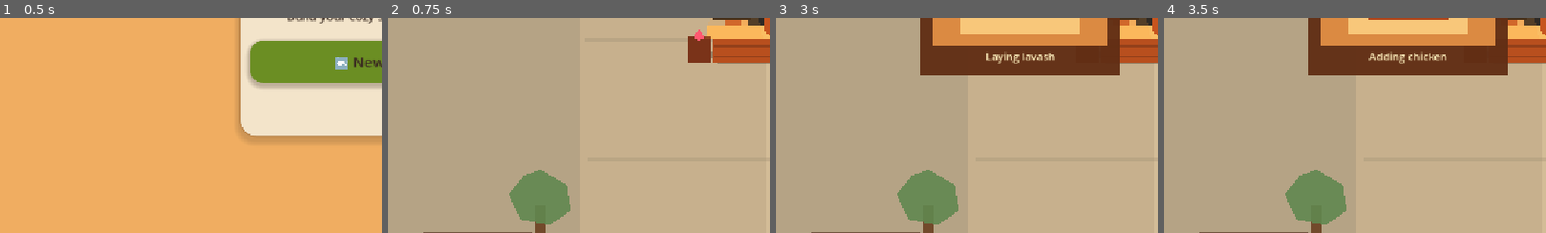
Above: before the commit, frames 1-4 (left to right).
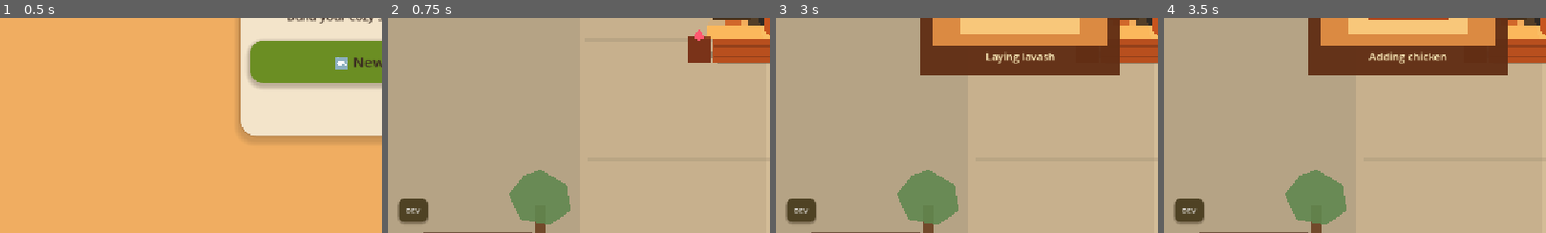
Above: after the commit, the same moments.

Repository: pyto159/ShawarmaEmpire
Game: Godot game, scene res://Scenes/MainMenu.tscn
The game is run twice, just before and just after one commit, with the same random seed, the same clock (stepped at 60 frames per second) and the same inputs.
Inputs:
- Up to frame 1 (0.5 s): no input
- Up to frame 2 (0.75 s): click "🆕 New Game" at 0.5 s
- Up to frame 3 (3 s): click "Lv. 1 • Basic Grill Next: Bet…" at 1.25 s; click "Lv. 1 • Basic Grill Next: Bet…" at 2 s; click "Prepare" at 2.75 s
- Up to frame 4 (3.5 s): no input
The pictures show only the part of the screen within x 0-50%, y 50-100%; the shares and areas given below are measured in that part.

Frame 1 is identical in both runs. In frame 2, 0.9% of the frame differs, in the area x 2-11%, y 84-96%; in frame 3, 0.9%; in frame 4, 0.9%.

Commit message:
Fix developer menu button placement

Diff:
--- a/shawarma-empire/Scripts/UI/GameHUD.gd
+++ b/shawarma-empire/Scripts/UI/GameHUD.gd
@@ -44,9 +44,9 @@
 const DEV_BUTTON_TEXT: String = "DEV"
 const DEV_MENU_TITLE: String = "Developer Menu"
 const DEV_MENU_TESTING_NOTE: String = "Testing only. Disable before release."
-const DEV_BUTTON_SIZE: Vector2 = Vector2(40.0, 40.0)
+const DEV_BUTTON_SIZE: Vector2 = Vector2(44.0, 36.0)
 const DEV_BUTTON_FONT_SIZE: int = 11
-const DEV_BUTTON_MARGIN: float = 14.0
+const DEV_BUTTON_MARGIN: float = 16.0
 const DEV_BUTTON_CORNER_RADIUS: int = 10
 const DEV_BUTTON_SHADOW_SIZE: int = 3
 const DEV_BUTTON_SHADOW_OFFSET: Vector2 = Vector2(0.0, 2.0)
@@ -345,9 +345,12 @@
 	_developer_ui.name = "DeveloperUI"
 	_developer_ui.mouse_filter = Control.MOUSE_FILTER_IGNORE
 	_developer_ui.set_anchors_preset(Control.PRESET_FULL_RECT)
+	_developer_ui.offset_left = 0.0
+	_developer_ui.offset_top = 0.0
+	_developer_ui.offset_right = 0.0
+	_developer_ui.offset_bottom = 0.0
 	_developer_ui.z_index = 10
-	var developer_parent: Node = get_parent() if get_parent() != null else self
-	developer_parent.add_child(_developer_ui)
+	get_tree().root.add_child(_developer_ui)
 
 	_dev_button = Button.new()
 	_dev_button.text = DEV_BUTTON_TEXT
@@ -364,7 +367,10 @@
 	_dev_button.add_theme_stylebox_override("pressed", _create_dev_button_style(DEV_BUTTON_PRESSED_COLOR, false))
 	_dev_button.add_theme_stylebox_override("focus", StyleBoxEmpty.new())
 	_dev_button.set_anchors_preset(Control.PRESET_BOTTOM_LEFT)
-	_dev_button.position = Vector2(DEV_BUTTON_MARGIN, -DEV_BUTTON_SIZE.y - DEV_BUTTON_MARGIN)
+	_dev_button.offset_left = DEV_BUTTON_MARGIN
+	_dev_button.offset_top = -DEV_BUTTON_SIZE.y - DEV_BUTTON_MARGIN
+	_dev_button.offset_right = DEV_BUTTON_MARGIN + DEV_BUTTON_SIZE.x
+	_dev_button.offset_bottom = -DEV_BUTTON_MARGIN
 	_dev_button.pressed.connect(_on_dev_button_pressed)
 	_developer_ui.add_child(_dev_button)
 
@@ -372,7 +378,10 @@
 	_dev_panel.custom_minimum_size = Vector2(DEV_MENU_WIDTH, DEV_MENU_HEIGHT)
 	_dev_panel.size = Vector2(DEV_MENU_WIDTH, DEV_MENU_HEIGHT)
 	_dev_panel.set_anchors_preset(Control.PRESET_BOTTOM_LEFT)
-	_dev_panel.position = Vector2(DEV_BUTTON_MARGIN, -DEV_MENU_HEIGHT - DEV_BUTTON_SIZE.y - DEV_MENU_MARGIN - DEV_BUTTON_MARGIN)
+	_dev_panel.offset_left = DEV_BUTTON_MARGIN
+	_dev_panel.offset_top = -DEV_MENU_HEIGHT - DEV_BUTTON_SIZE.y - DEV_MENU_MARGIN - DEV_BUTTON_MARGIN
+	_dev_panel.offset_right = DEV_BUTTON_MARGIN + DEV_MENU_WIDTH
+	_dev_panel.offset_bottom = -DEV_BUTTON_SIZE.y - DEV_MENU_MARGIN - DEV_BUTTON_MARGIN
 	_developer_ui.add_child(_dev_panel)
 	_populate_dev_panel()
 	_dev_panel.hide()
